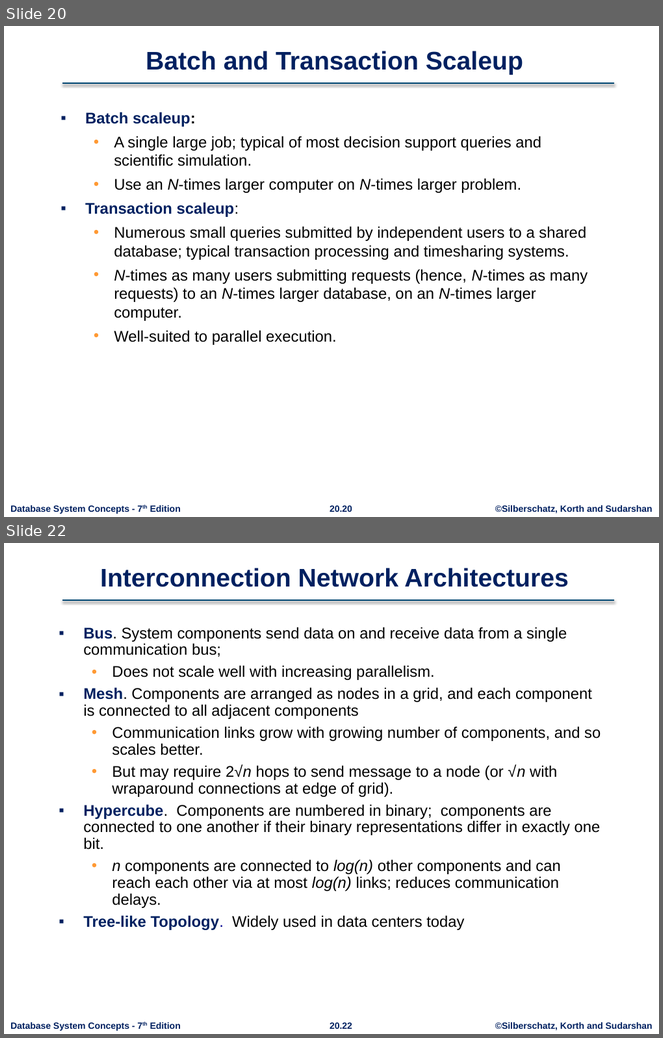
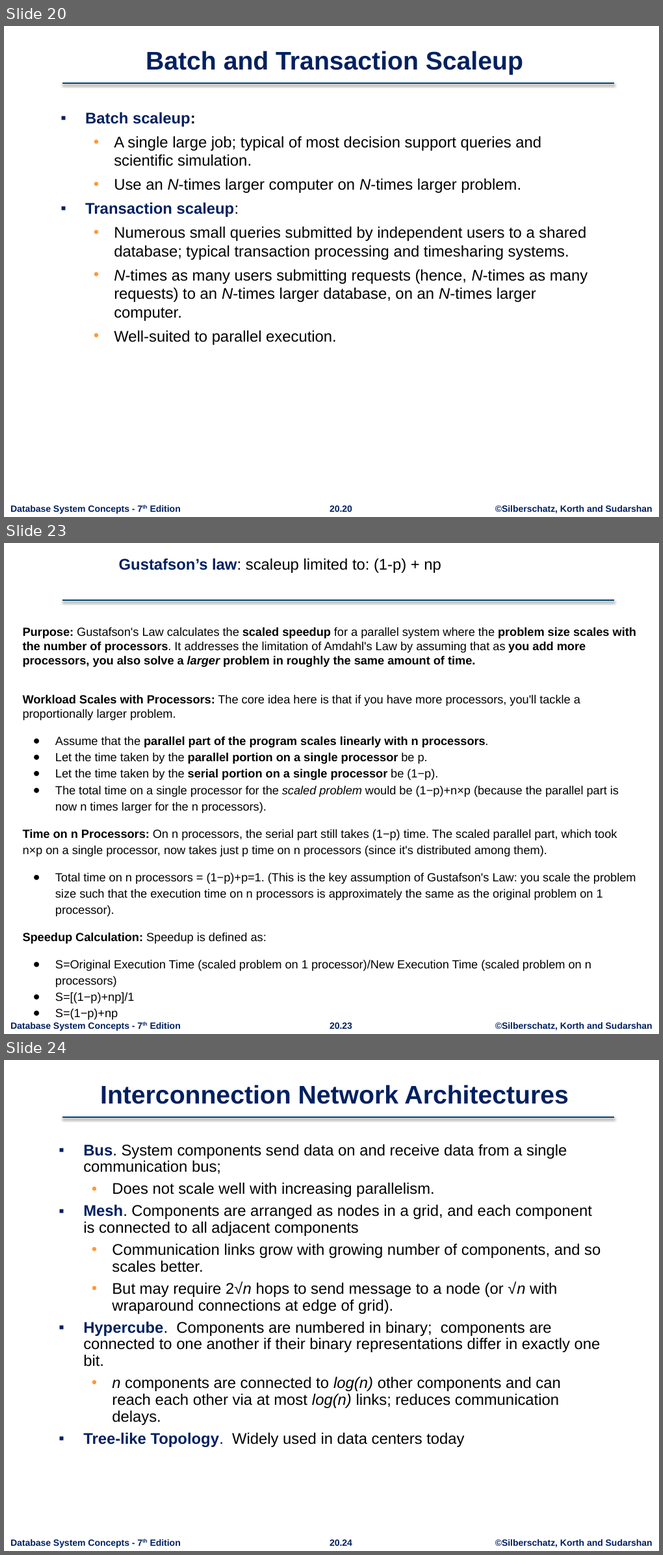
Before and after one commit to rizveeredwan/course-contents, a slide deck: CSE-3104/Slides/ch20.pptx. Shown one above the other, each under a label of ours: slides 20 and 22 before the commit, slides 20, 23 and 24 after it; the slides between them are not shown. The pictures are 663x1038 and 663x1555 pixels, drawn with LibreOffice and Linux fonts; fonts in the diff are those of the drawing; background and template pictures are left out. Boxes give left, top, right and bottom in pixels: in the first picture for what was removed or moved away, otherwise in the second. Text is boxed around its words. In the diff, an @@ line names an element or a change of style, - is before the commit and + after.

```diff
--- a/CSE-3104/Slides/ch20.pptx
+++ b/CSE-3104/Slides/ch20.pptx
@@ slide 23 added at (x1=4, y1=543, x2=659, y2=1034), background #FFFFFF; not listed: 4 template elements that a slide beside it also shows @@
@@ title added at (x1=119, y1=558, x2=441, y2=573), 17 pt, text #000000 @@
+Gustafson’s law: scaleup limited to: (1-p) + np
@@ text added at (x1=23, y1=627, x2=636, y2=1004), 13 pt, text #000000 @@
+Purpose: Gustafson's Law calculates the scaled speedup for a parallel system where the problem size scales with the number of processors. It addresses the limitation of Amdahl's Law by assuming that as you add more processors, you also solve a larger problem in roughly the same amount of time.
+Workload Scales with Processors: The core idea here is that if you have more processors, you'll tackle a proportionally larger problem.
+● Assume that the parallel part of the program scales linearly with n processors.
+● Let the time taken by the parallel portion on a single processor be p.
+● Let the time taken by the serial portion on a single processor be (1−p).
+● The total time on a single processor for the scaled problem would be (1−p)+n×p (because the parallel part is now n times larger for the n processors).
+Time on n Processors: On n processors, the serial part still takes (1−p) time. The scaled parallel part, which took n×p on a single processor, now takes just p time on n processors (since it's distributed among them).
+● Total time on n processors = (1−p)+p=1. (This is the key assumption of Gustafson's Law: you scale the problem size such that the execution time on n processors is approximately the same as the original problem on 1 processor).
+Speedup Calculation: Speedup is defined as:
+● S=Original Execution Time (scaled problem on 1 processor)/New Execution Time (scaled problem on n processors)
+● S=[(1−p)+np]/1
+● S=(1−p)+np
@@ what was slide 22 is now slide 24 @@
@@ page number at (x1=330, y1=1540, x2=352, y2=1546): text changed @@
-20.22
+20.24
```
Also in this commit, not shown: 10 slides changed, 3 other slides added, 2 slides removed.
